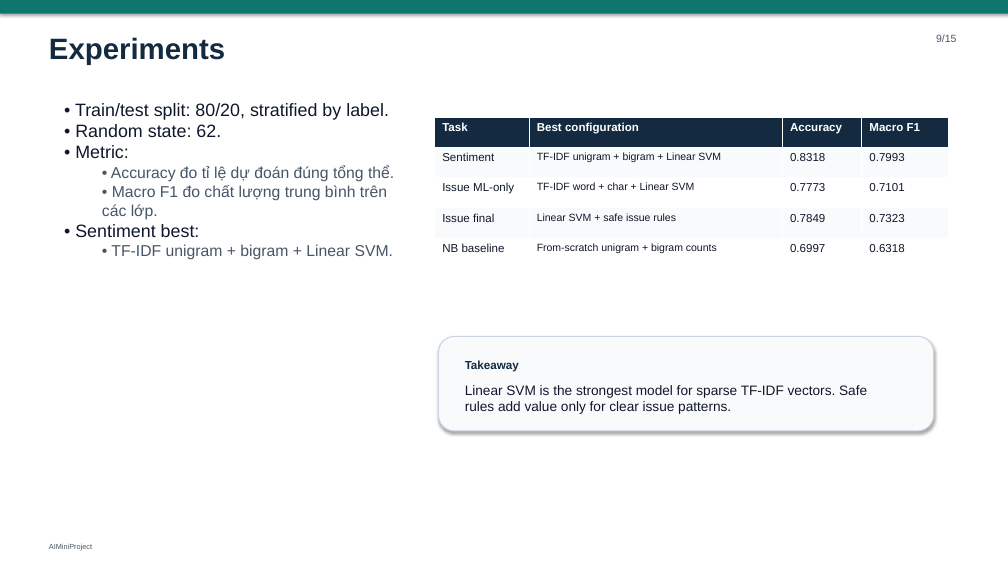
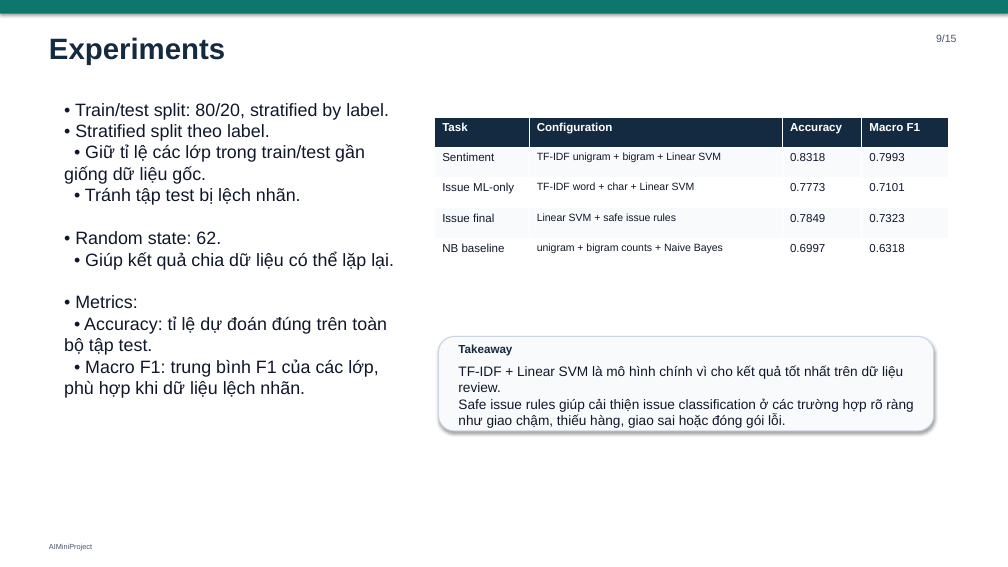
Before and after one commit to luongkien25/AIMiniProject, a slide deck: slide 13 of slides/AIMiniProject_presentation.pptx (slide 11 before the commit). Drawn at 1008x567 pixels with LibreOffice and Linux fonts; fonts in the diff are those of the drawing. Boxes give left, top, right and bottom in pixels: in the first picture for what was removed or moved away, otherwise in the second. Text is boxed around its words. In the diff, an @@ line names an element or a change of style, - is before the commit and + after.

Commit message:
Update slide

```diff
--- a/slides/AIMiniProject_presentation.pptx
+++ b/slides/AIMiniProject_presentation.pptx
@@ table at [435,117,949,268] @@
-row 1, column 2: Best configuration
+row 1, column 2: Configuration
-row 5, column 2: From-scratch unigram + bigram counts
+row 5, column 2: unigram + bigram counts + Naive Bayes
@@ text at [64,124,365,205]: paragraphs added @@
+• Stratified split theo label.
+• Giữ tỉ lệ các lớp trong train/test gần giống dữ liệu gốc.
+• Tránh tập test bị lệch nhãn.
@@ text at [64,252,394,398]: text changed; size 15 to 17 pt; text colour #475569 to #0F172A @@
-• Metric:
-  • Accuracy đo tỉ lệ dự đoán đúng tổng thể.
-  • Macro F1 đo chất lượng trung bình trên các lớp.
-• Sentiment best:
-  • TF-IDF unigram + bigram + Linear SVM.
+• Giúp kết quả chia dữ liệu có thể lặp lại.
+• Metrics:
+• Accuracy: tỉ lệ dự đoán đúng trên toàn bộ tập test.
+• Macro F1: trung bình F1 của các lớp, phù hợp khi dữ liệu lệch nhãn.
@@ text "Takeaway": place and size @@
-text "Takeaway" at [465,360,519,372]
+text "Takeaway" at [458,344,512,356]
@@ text at [458,365,913,428]: text changed @@
-Linear SVM is the strongest model for sparse TF-IDF vectors. Safe rules add value only for clear issue patterns.
+TF-IDF + Linear SVM là mô hình chính vì cho kết quả tốt nhất trên dữ liệu review.
+Safe issue rules giúp cải thiện issue classification ở các trường hợp rõ ràng
+như giao chậm, thiếu hàng, giao sai hoặc đóng gói lỗi.
```
Also in this commit, not shown: 3 other slides changed, 4 slides added, 1 slide removed, 1 other file.
